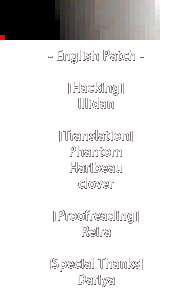
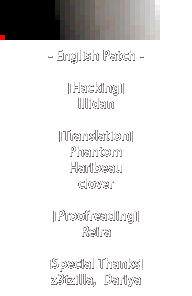
Before/after of a 192 × 296 layered artwork. What changed in the layer stack:
painted on "- English Patch - [Hacking] Illidan [Translation] Phantom Har" over [51, 274, 141, 287]
